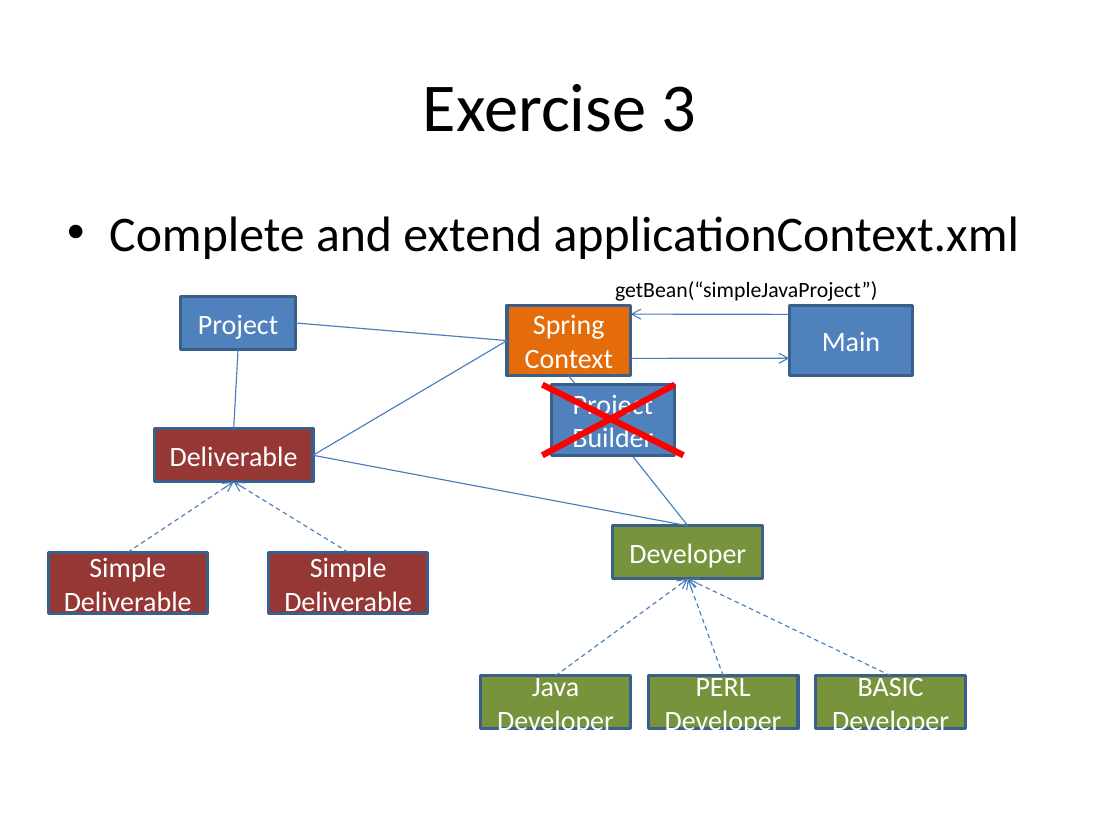
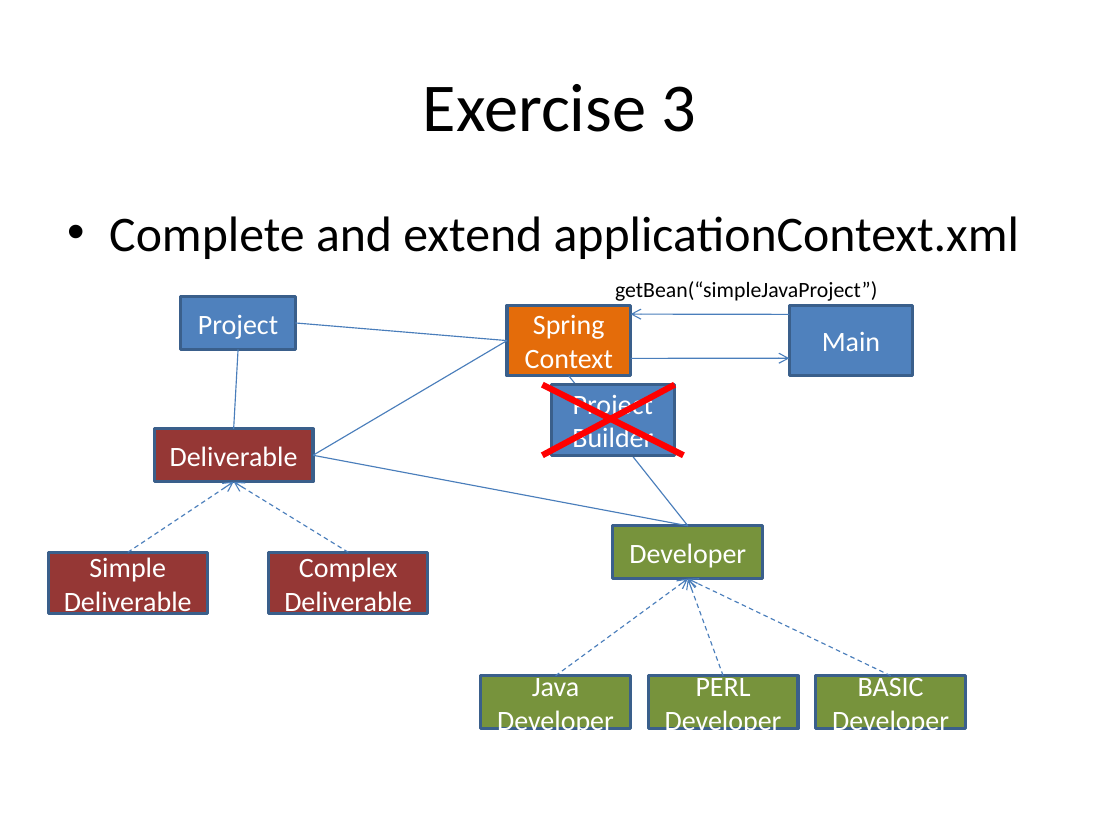
Before and after one commit to tonybaines/spring-hibernate, a slide deck: slide 8 of Spring + Hibernate.pptx. Drawn at 1120x840 pixels with LibreOffice and Linux fonts; fonts in the diff are those of the drawing. Boxes give left, top, right and bottom in pixels: in the first picture for what was removed or moved away, otherwise in the second. Text is boxed around its words. In the diff, an @@ line names an element or a change of style, - is before the commit and + after.

Commit message:
Fixed some typos on the slides

```diff
--- a/Spring + Hibernate.pptx
+++ b/Spring + Hibernate.pptx
@@ text in rectangle at [299,557,398,582]: text changed @@
-Simple
+Complex
```
Also in this commit, not shown: 2 other slides changed.
